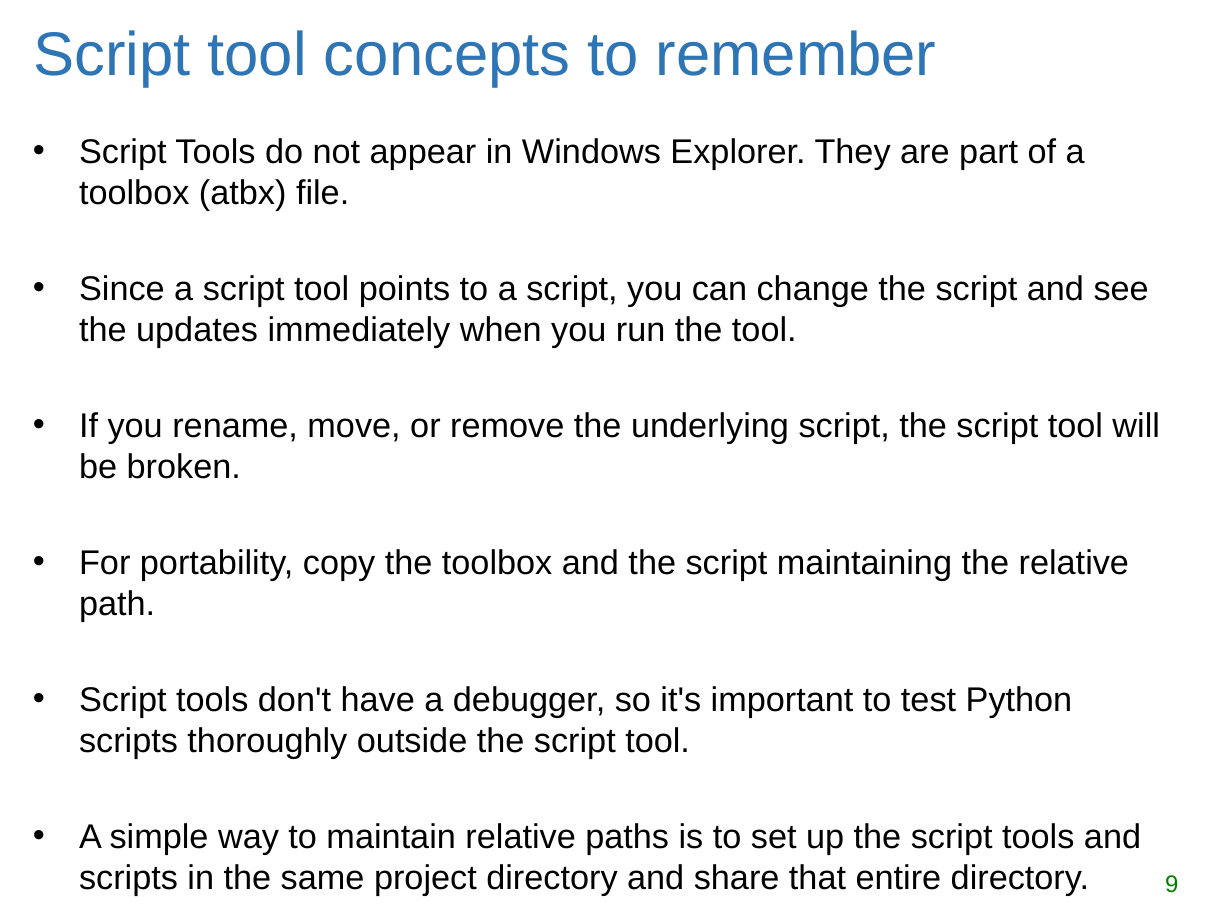
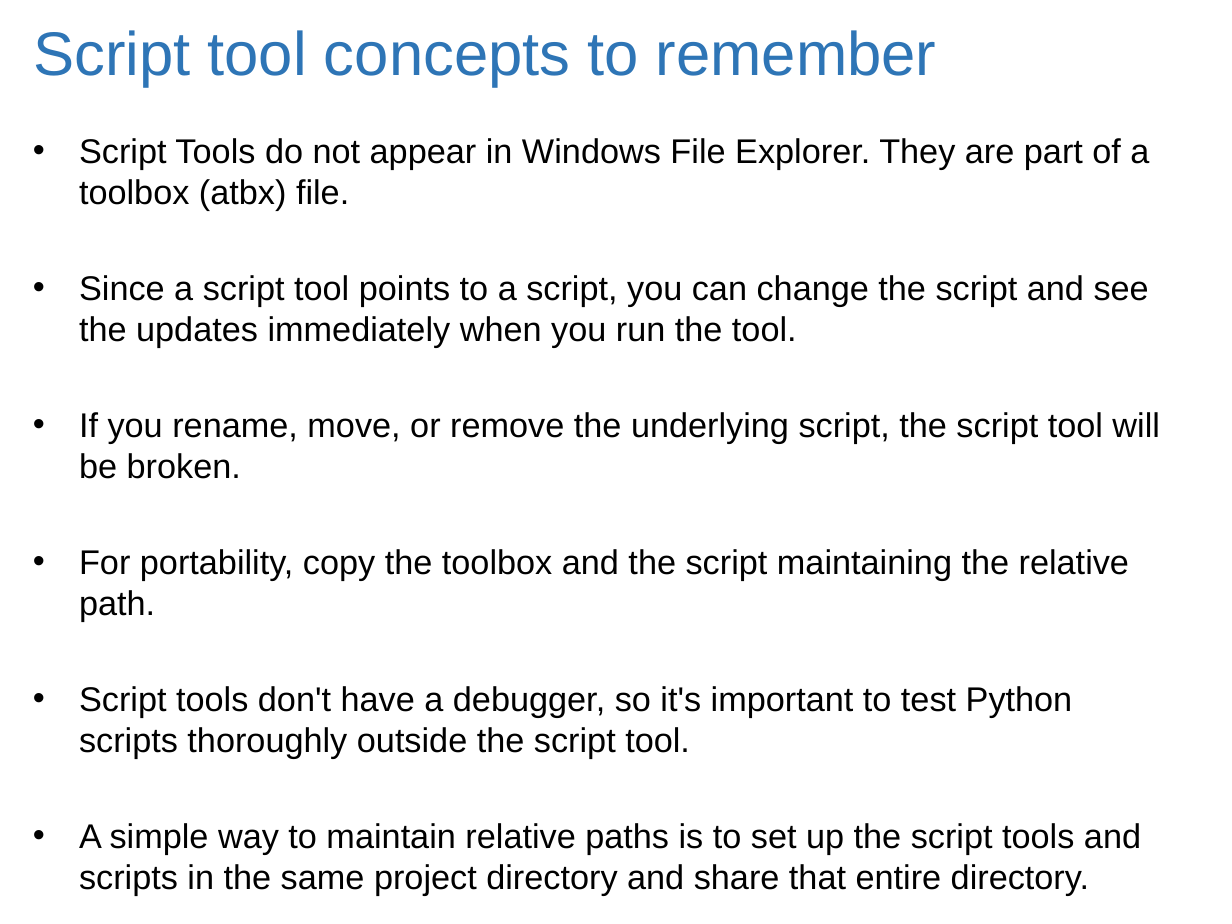
Before and after one commit to lgtateos/gis540, a slide deck: slide 11 of slides/arcScriptTools.pptx (slide 9 before the commit). Drawn at 1232x924 pixels with LibreOffice and Linux fonts; fonts in the diff are those of the drawing. Boxes give left, top, right and bottom in pixels: in the first picture for what was removed or moved away, otherwise in the second. Text is boxed around its words. In the diff, an @@ line names an element or a change of style, - is before the commit and + after.

```diff
--- a/slides/arcScriptTools.pptx
+++ b/slides/arcScriptTools.pptx
@@ text at (x1=79, y1=138, x2=1149, y2=211): text changed @@
-• Script Tools do not appear in Windows Explorer. They are part of a toolbox (atbx) file.
+• Script Tools do not appear in Windows File Explorer. They are part of a toolbox (atbx) file.
@@ page number removed at (x1=1165, y1=875, x2=1178, y2=893) @@
-9
```
Also in this commit, not shown: 9 other slides changed, 2 slides added.
